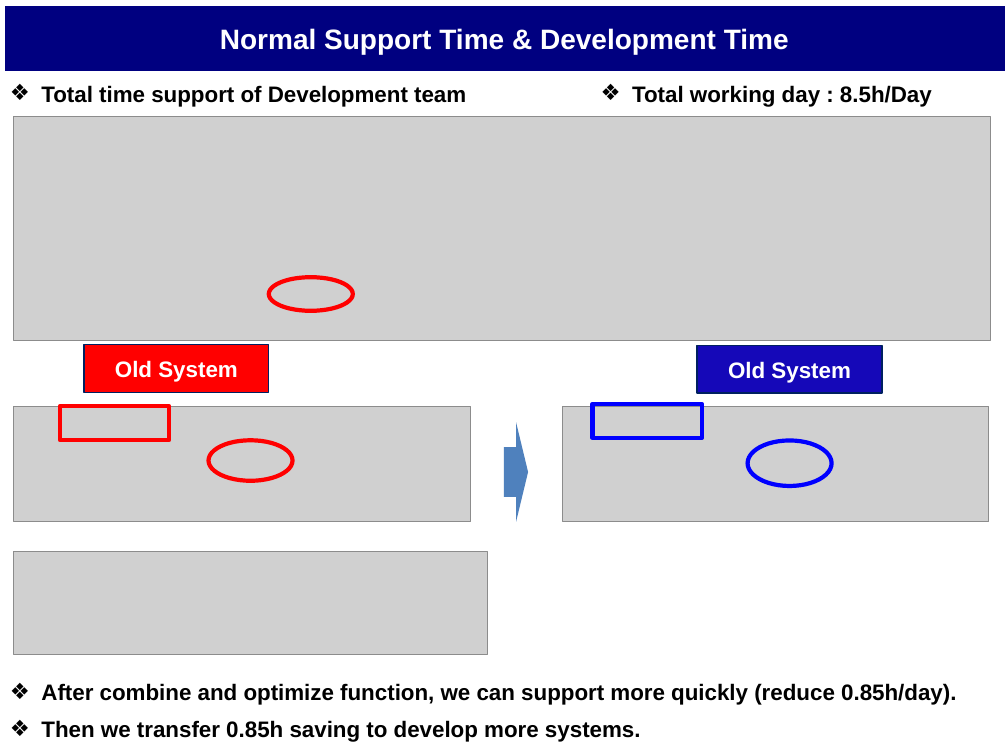
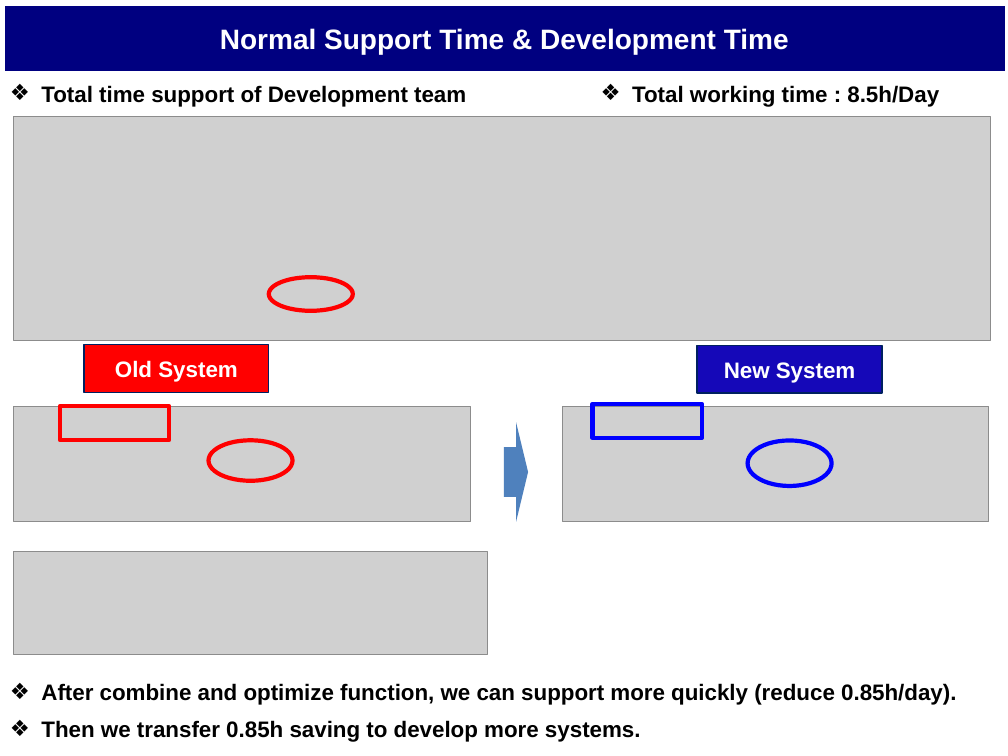
Before and after one commit to thietbicongnghevietnam/ReportPSNV, a slide deck: slide 11 of Report_Nguyen Nhu Minh.pptx. Drawn at 1008x756 pixels with LibreOffice and Linux fonts; fonts in the diff are those of the drawing; grey boxes stand for pictures. Boxes give left, top, right and bottom in pixels: in the first picture for what was removed or moved away, otherwise in the second. Text is boxed around its words. In the diff, an @@ line names an element or a change of style, - is before the commit and + after.

```diff
--- a/Report_Nguyen Nhu Minh.pptx
+++ b/Report_Nguyen Nhu Minh.pptx
@@ text at [632, 85, 939, 107]: text changed @@
-❖ Total working day : 8.5h/Day
+❖ Total working time : 8.5h/Day
@@ text in rectangle at [724, 362, 855, 383]: text changed @@
-Old System
+New System
```
Also in this commit, not shown: 4 other slides changed, 2 other files.
